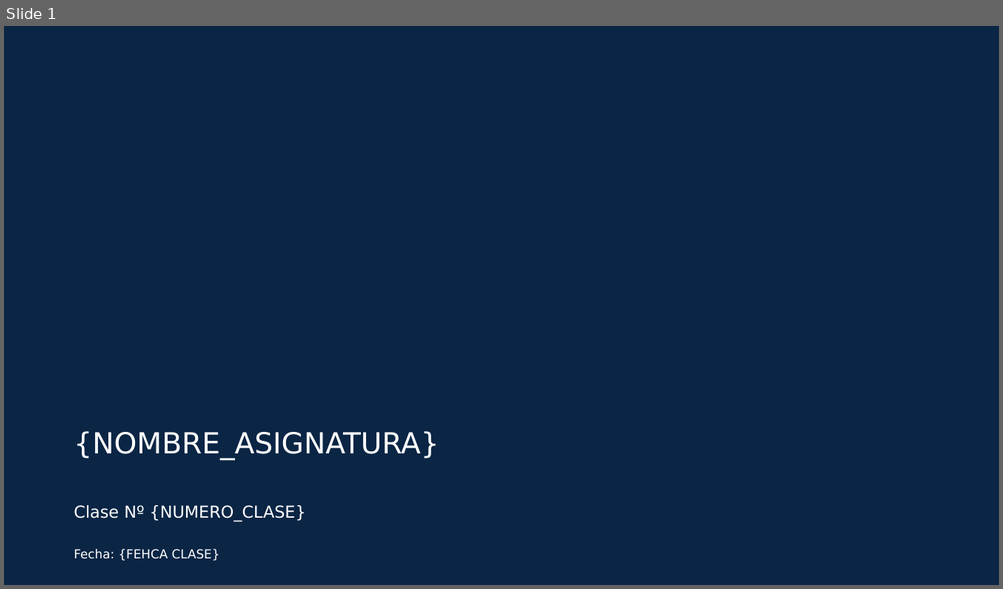
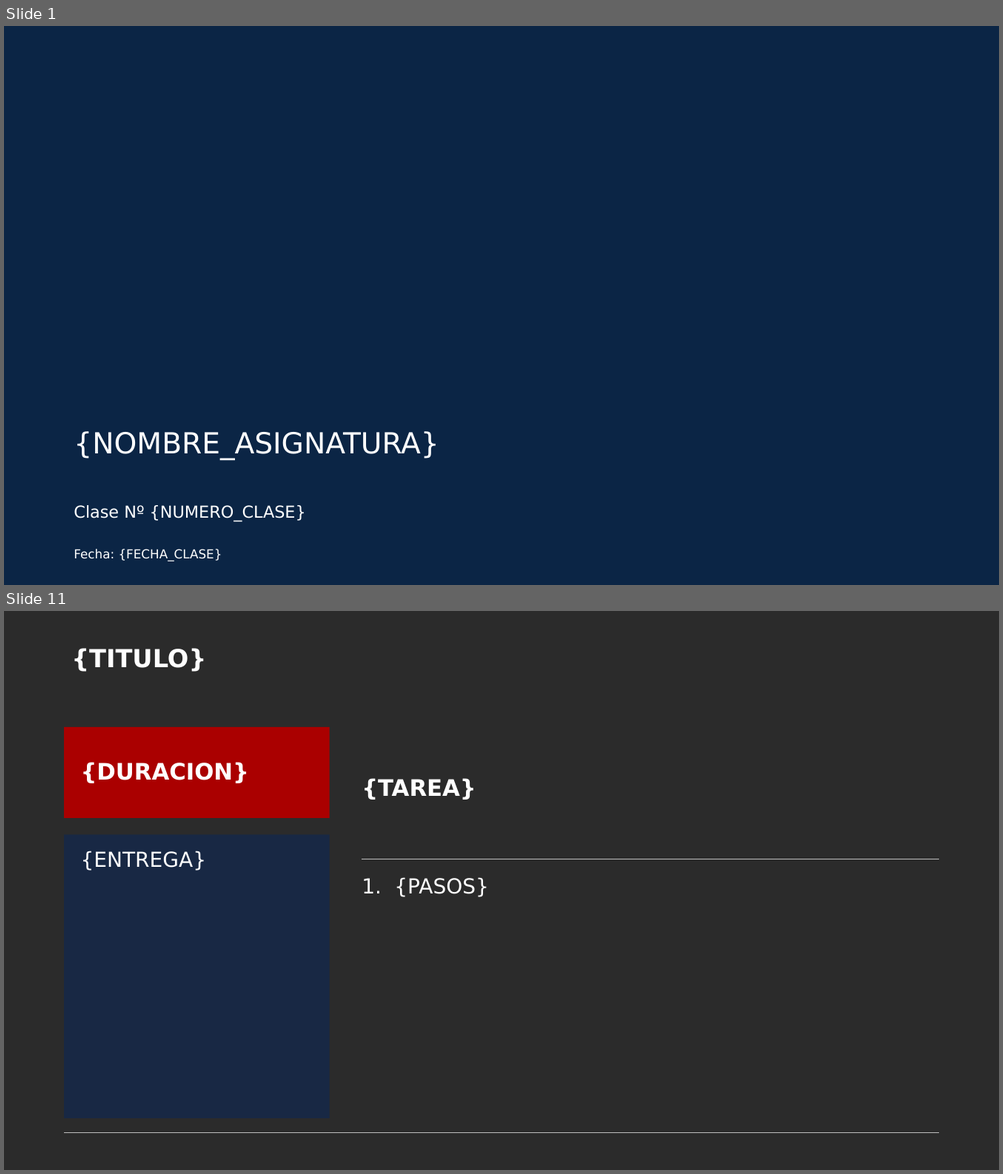
Before and after one commit to andystefano/semestra, a slide deck: resources/plantillas/Clase_Clase.pptx. Shown one above the other, each under a label of ours: slide 1 before the commit, slides 1 and 11 after it; the slides between them are not shown. The pictures are 1003x589 and 1003x1174 pixels, drawn with LibreOffice and Linux fonts; fonts in the diff are those of the drawing; background and template pictures are left out; a plain dark background stands for a picture behind light text. Boxes give left, top, right and bottom in pixels: in the first picture for what was removed or moved away, otherwise in the second. Text is boxed around its words. In the diff, an @@ line names an element or a change of style, - is before the commit and + after.

```diff
--- a/resources/plantillas/Clase_Clase.pptx
+++ b/resources/plantillas/Clase_Clase.pptx
@@ slide 11 added at box(4, 611, 999, 1170), background picture (left out) @@
@@ text added at box(71, 648, 206, 672), 24 pt, text #FFFFFF, bold @@
+{TITULO}
@@ rectangle added at box(65, 727, 330, 818), fill #AA0000, 22 pt, text #FFFFFF, bold @@
+{DURACION}
@@ text added at box(361, 778, 476, 800), 22 pt, text #FFFFFF, bold @@
+{TAREA}
@@ rectangle added at box(65, 834, 330, 1119), fill #182844, 20 pt, text #FFFFFF @@
+{ENTREGA}
@@ line added from (361, 860) to (939, 860), #BFBFBF 0.75 pt @@
@@ text added at box(394, 877, 489, 897), 20 pt, text #FFFFFF @@
+1. {PASOS}
@@ line added from (65, 1133) to (939, 1133), #BFBFBF 0.75 pt @@
@@ slide 1 changed as well @@
@@ text at box(74, 549, 222, 562): text changed @@
-Fecha: {FEHCA CLASE}
+Fecha: {FECHA_CLASE}
```
Also in this commit, not shown: 72 other slides added, 1 slide removed, 9 other files.
